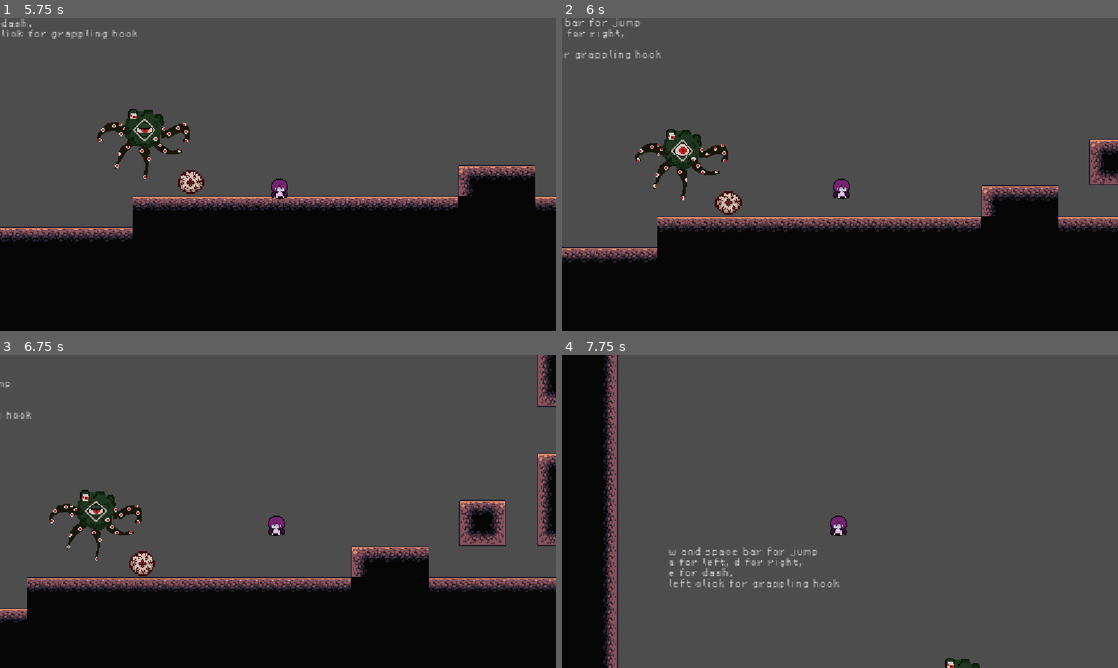
Above: before the commit, frames 1-4 (two rows, left to right).
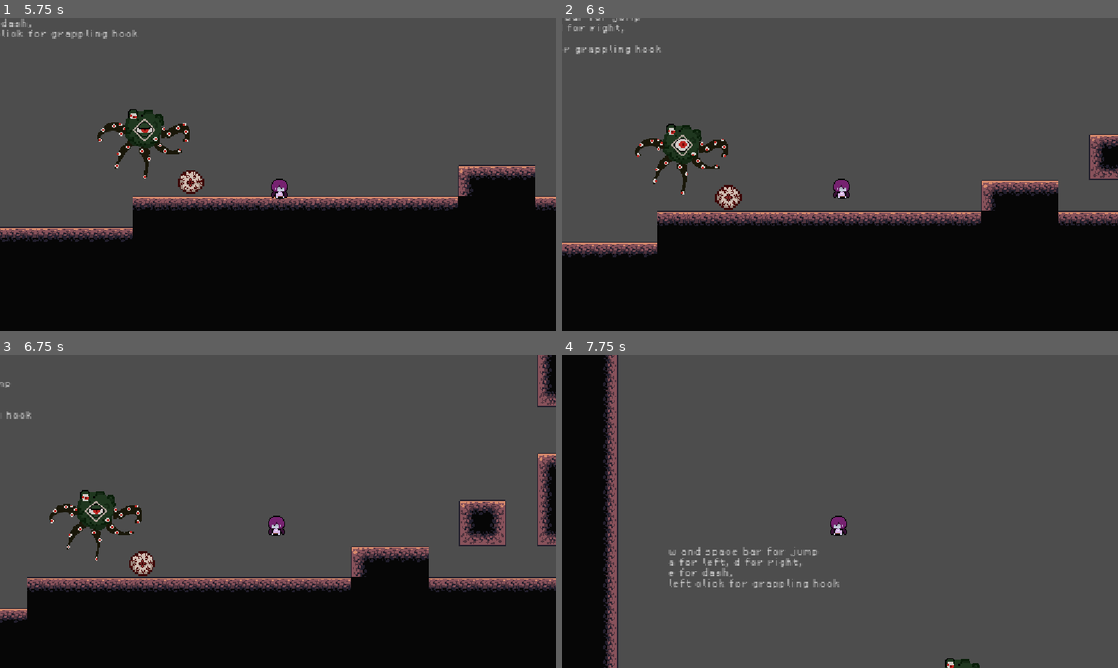
Above: after the commit, the same moments.

Repository: CindyNotaBot/IMGD1001
Game: Godot game, scene res://Scenes/splash_screen.tscn
The game is run twice, just before and just after one commit, with the same random seed, the same clock (stepped at 60 frames per second) and the same inputs. Sound files missing from this copy of the repository are replaced by a short silence.
Inputs (mouse positions are in pixels of both pictures, inside the frame that each line leads up to):
- Up to frame 1 (5.75 s): move the mouse to (400, 158) at 0.52 s; hold D (move right) 0.53-2.03 s; tap Shift (dash) at 0.6, 2.3, 2.85, 4.35 s; tap Space (jump) at 0.77, 1.07, 1.52, 1.55, 1.82, 2.1, 3.02, 3.32, 3.77, 3.8, 4.07, 4.52, 4.82 s; click (400, 158) at 0.8 s; move the mouse to (166, 190) at 1.27 s; click (166, 190) at 1.35 s; move the mouse to (333, 105) at 2.02 s; hold A (move left) 2.03-2.78 s; tap Enter at 2.75 s; move the mouse to (250, 237) at 2.77 s; hold D (move right) 2.78-4.28 s; click (250, 237) at 3.05 s; move the mouse to (444, 221) at 3.52 s; click (444, 221) at 3.6 s; move the mouse to (111, 127) at 4.27 s; hold A (move left) 4.28-5 s; click "Start Game" at 5 s
- Up to frame 2 (6 s): move the mouse to (867, 174) at 5.77 s; hold D (move right) from 5.78 s (still down); click (867, 174) at 5.85 s
- Up to frame 3 (6.75 s): move the mouse to (194, 433) at 6.52 s; release D (move right) at 6.53 s; hold A (move left) from 6.53 s (still down); tap Space (jump) at 6.6 s
- Up to frame 4 (7.75 s): keep holding A (move left); tap Space (jump) at 6.77, 7.07, 7.52 s; move the mouse to (962, 495) at 7.27 s; tap Shift (dash) at 7.35 s

Frame 1 is identical in both runs. In frame 2, 8.2% of the frame differs, in the area x 0-100%, y 0-79%; in frame 3, less than 0.1%; in frame 4, less than 0.1%.
Error before the commit: Cannot call method 'play' on a null value. (res://Scenes/grapple_controller.gd:40)

Commit message:
added working grappling hook

Diff:
--- a/Scenes/dummy_character.tscn
+++ b/Scenes/dummy_character.tscn
@@ -4,6 +4,9 @@
 [ext_resource type="Script" uid="uid://bpp0c41ihovmo" path="res://Scenes/original_character.gd" id="1_mhdur"]
 [ext_resource type="Texture2D" uid="uid://3woqy5jhhl7v" path="res://Assets/character_sprite/idle2.png" id="2_mhdur"]
 [ext_resource type="Script" uid="uid://ceegm00g5v0g2" path="res://Scenes/grapple_controller.gd" id="4_nca14"]
+[ext_resource type="AudioStream" uid="uid://fqum4xqa2x7c" path="res://Assets/sounds/sfx_jump.mp3" id="5_36xl2"]
+[ext_resource type="AudioStream" uid="uid://dbf3ju6flvph4" path="res://Assets/sounds/sfx_dash.mp3" id="6_ilfkq"]
+[ext_resource type="AudioStream" uid="uid://crj4wj8n0e3sc" path="res://Assets/sounds/sfx_grapple.mp3" id="7_dmore"]
 
 [sub_resource type="AtlasTexture" id="AtlasTexture_j5v4y"]
 atlas = ExtResource("1_j5v4y")
@@ -45,7 +48,7 @@
 [sub_resource type="WorldBoundaryShape2D" id="WorldBoundaryShape2D_36xl2"]
 
 [sub_resource type="Curve" id="Curve_k4i18"]
-_data = [Vector2(0.21808508, 0.99120224), 0.0, 0.0, 0, 0, Vector2(0.99202126, 0.13782984), 0.0, 0.0, 0, 0]
+_data = [Vector2(0, 0.85923743), 0.0, 0.0, 0, 0, Vector2(0.96542555, 0.25219935), 0.0, 0.0, 0, 0]
 point_count = 2
 
 [node name="originalCharacter" type="CharacterBody2D" unique_id=930523685]
@@ -99,4 +102,15 @@
 [node name="wall_slide_left_raycast" type="RayCast2D" parent="." unique_id=1267985423]
 target_position = Vector2(-9, 0)
 
+[node name="sfx_jump" type="AudioStreamPlayer2D" parent="." unique_id=1528830794]
+stream = ExtResource("5_36xl2")
+
+[node name="sfx_dash" type="AudioStreamPlayer2D" parent="." unique_id=190426539]
+stream = ExtResource("6_ilfkq")
+
+[node name="sfx_grapple" type="AudioStreamPlayer2D" parent="." unique_id=1026233743]
+stream = ExtResource("7_dmore")
+
+[node name="sfx_death" type="AudioStreamPlayer2D" parent="." unique_id=1432357835]
+
 [connection signal="timeout" from="dashTimer" to="." method="_on_dash_timer_timeout"]
--- a/Scenes/grapple_controller.gd
+++ b/Scenes/grapple_controller.gd
@@ -1,9 +1,9 @@
 extends Node2D
 
 @export var rest_length = 2.0
-@export var stiffness = 25.0
+@export var stiffness = 20.0
 @export var damping= 2.0
-@export var max_grapple_time = 1.25
+@export var max_grapple_time = 2.0
 
 @onready var player := get_parent()
 @onready var ray := $RayCast2D
@@ -33,6 +33,12 @@
 
 func launch():
 	if ray.is_colliding():
+		var collider = ray.get_collider()
+
+		# Grabs and pulls enemy towards player
+		if collider.is_in_group("enemy"):
+			return
+
 		launched = true
 		grapple_time = 0.0
 		target = ray.get_collision_point()
